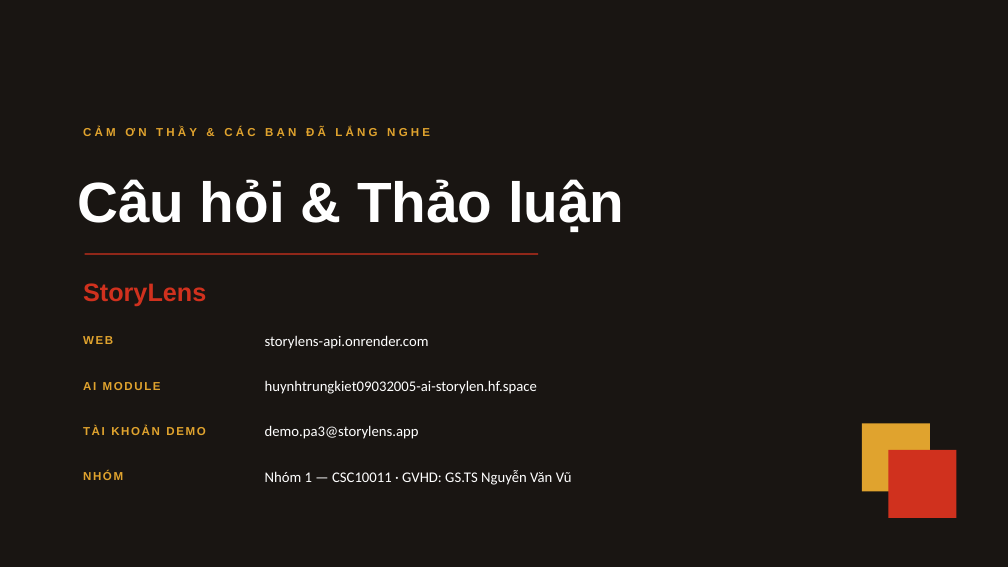
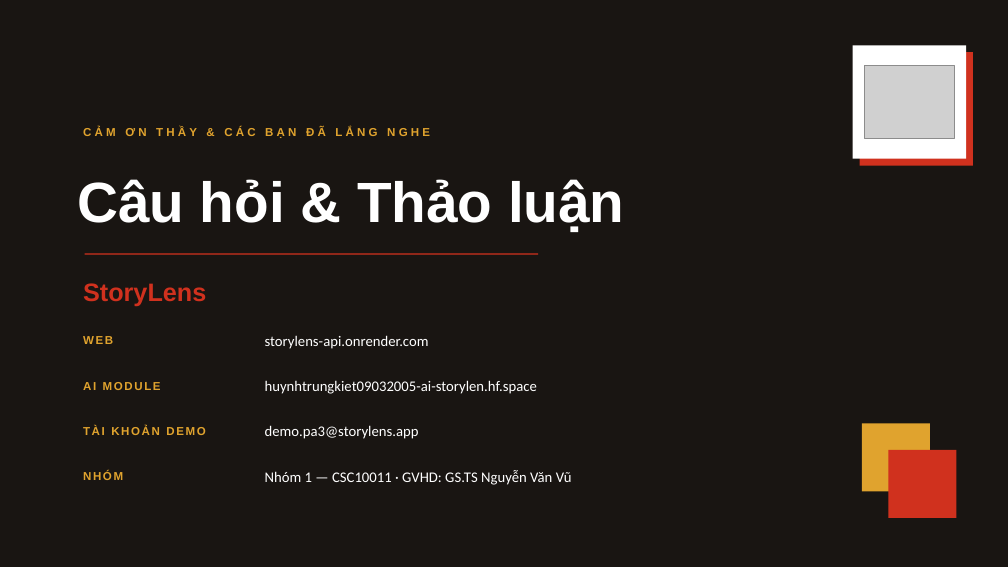
Before and after one commit to trungkiet2005/storylen, a slide deck: slide 28 of docs/presentation/StoryLens_Presentation.pptx (slide 26 before the commit). Drawn at 1008x567 pixels with LibreOffice and Linux fonts; fonts in the diff are those of the drawing; grey boxes stand for pictures. Boxes give left, top, right and bottom in pixels: in the first picture for what was removed or moved away, otherwise in the second. Text is boxed around its words. In the diff, an @@ line names an element or a change of style, - is before the commit and + after.

```diff
--- a/docs/presentation/StoryLens_Presentation.pptx
+++ b/docs/presentation/StoryLens_Presentation.pptx
@@ rectangle added at <box>853,45,966,159</box>, fill #FFFFFF @@
@@ rectangle added at <box>860,52,973,166</box>, fill #D0311E @@
@@ picture added at <box>865,66,954,139</box> @@
```
Also in this commit, not shown: 25 other slides changed, 2 slides added, 13 other files.
